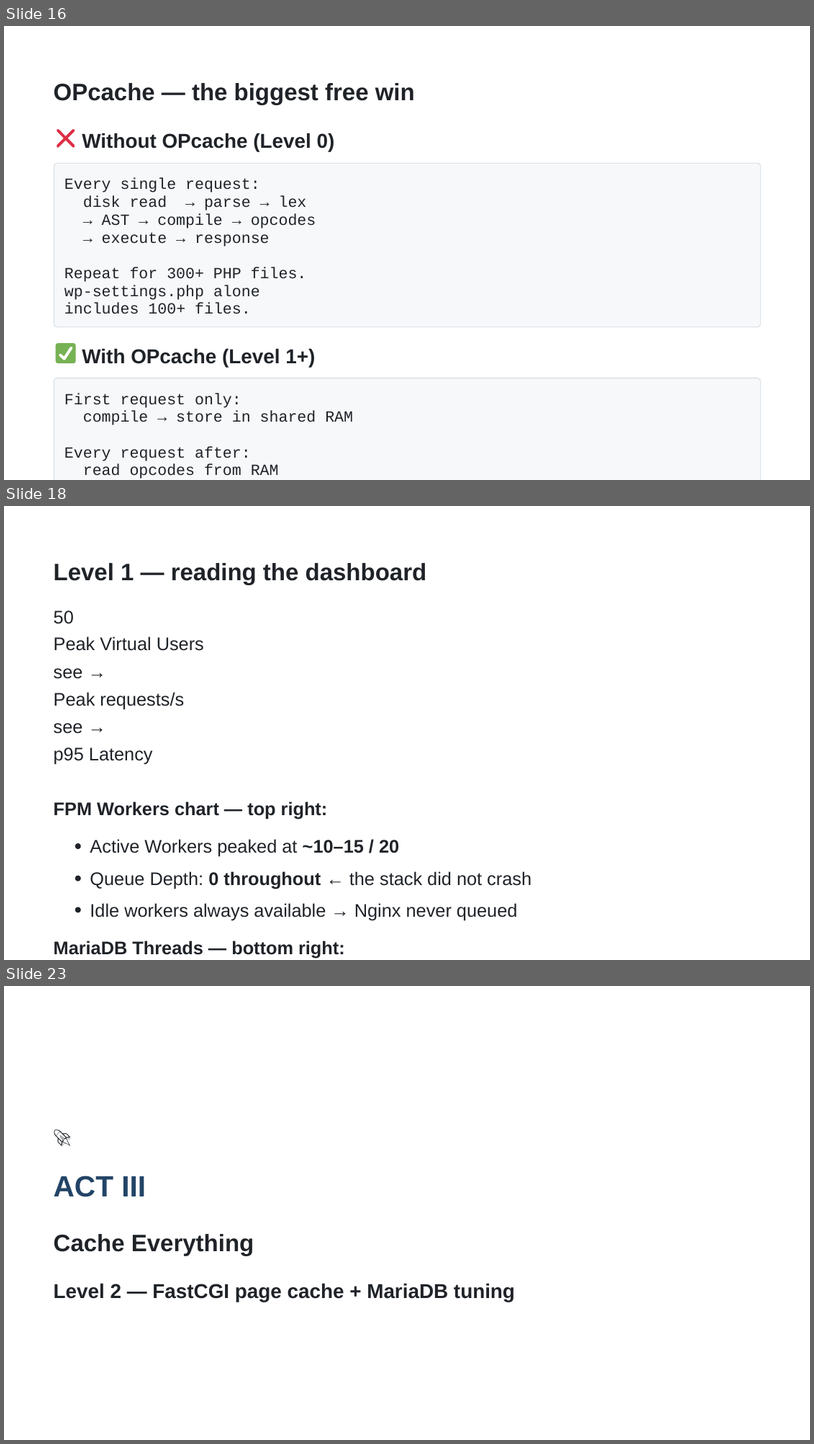
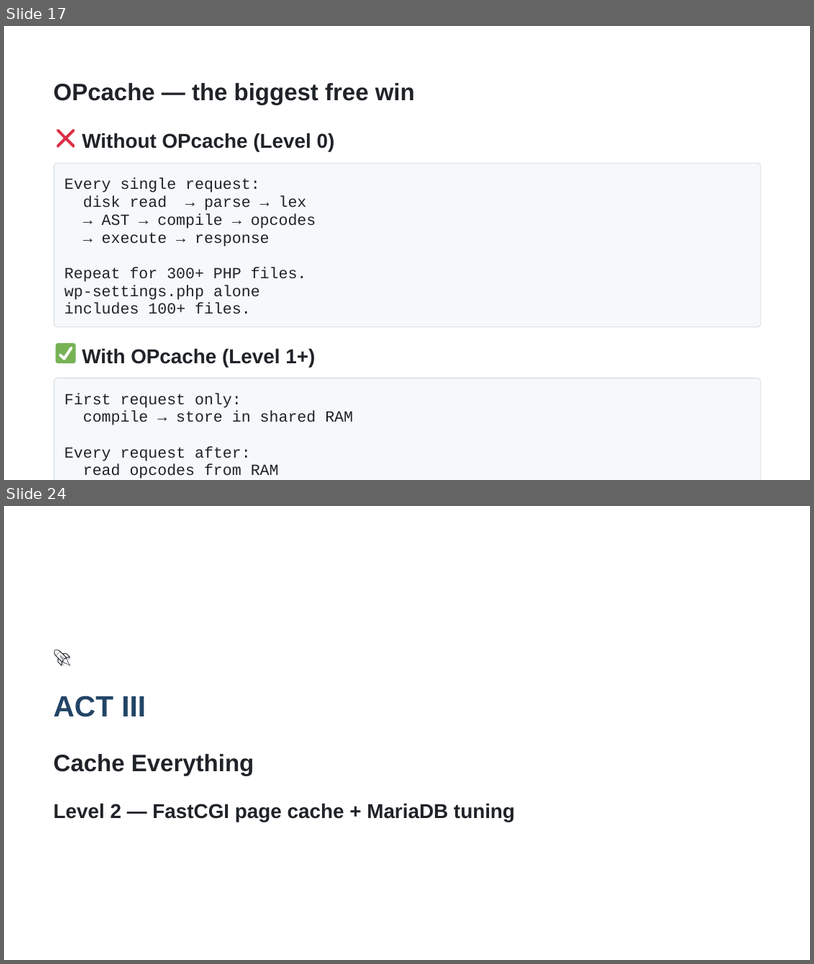
Before and after one commit to NedkoHristov/WordPress-Europe-2026, a slide deck: SLIDES-RICH-editable.pptx. Shown one above the other, each under a label of ours: slides 16, 18 and 23 before the commit, slides 17 and 24 after it; the slides between them are not shown. The pictures are 814x1444 and 814x964 pixels, drawn with LibreOffice and Linux fonts; fonts in the diff are those of the drawing. Boxes give left, top, right and bottom in pixels: in the first picture for what was removed or moved away, otherwise in the second. Text is boxed around its words. In the diff, an @@ line names an element or a change of style, - is before the commit and + after.

```diff
--- a/SLIDES-RICH-editable.pptx
+++ b/SLIDES-RICH-editable.pptx
@@ slide 18 removed at [4,506,810,960], background #FFFFFF @@
@@ freeform shape removed at [4,506,810,960] @@
@@ text removed at [54,563,427,585] @@
-Level 1 — reading the dashboard
@@ text removed at [54,610,74,624] @@
-50
@@ text removed at [54,636,204,651] @@
-Peak Virtual Users
@@ text removed at [54,668,83,679] @@
-see →
@@ text removed at [54,692,184,709] @@
-Peak requests/s
@@ text removed at [54,723,83,734] @@
-see →
@@ text removed at [54,747,153,764] @@
-p95 Latency
@@ text removed at [54,801,328,818] @@
-FPM Workers chart — top right:
@@ freeform shape removed at [75,843,81,849] @@
@@ text removed at [90,839,399,857] @@
-Active Workers peaked at ~10–15 / 20
@@ text removed at [90,871,532,889] @@
-Queue Depth: 0 throughout ← the stack did not crash
@@ freeform shape removed at [75,875,81,880] @@
@@ freeform shape removed at [75,906,81,912] @@
@@ text removed at [90,903,518,920] @@
-Idle workers always available → Nginx never queued
@@ text removed at [54,940,345,958] @@
-MariaDB Threads — bottom right:
@@ what was slide 16 is now slide 17 @@
@@ what was slide 23 is now slide 24 @@
```
Also in this commit, not shown: 15 slides changed, 11 slides added, 9 other slides removed, 37 other files.
